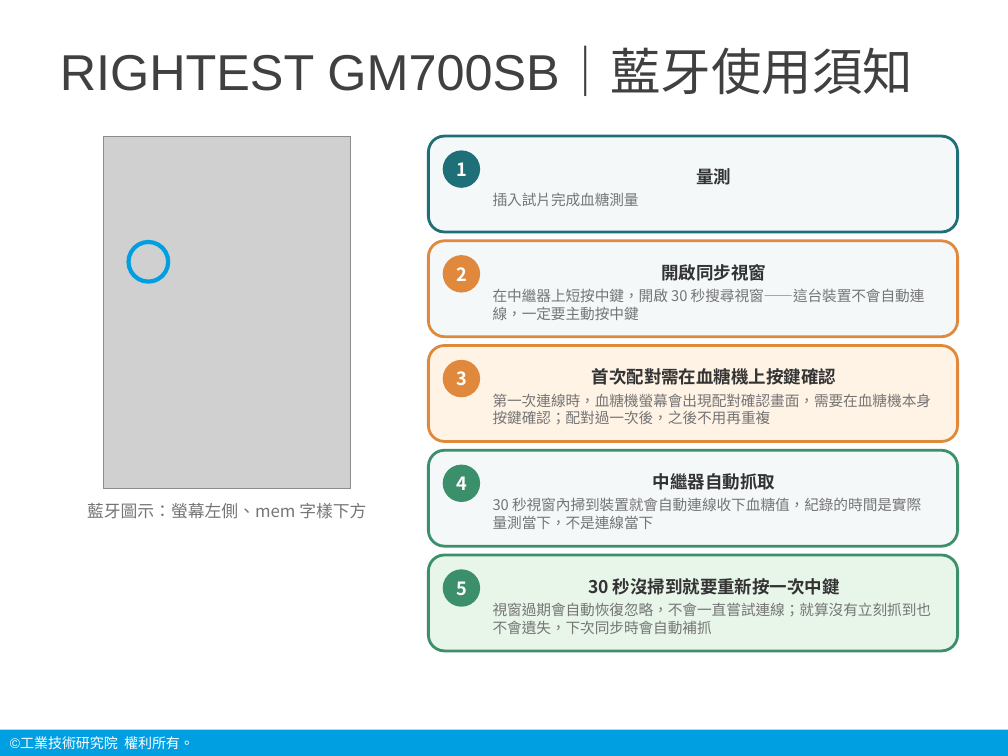
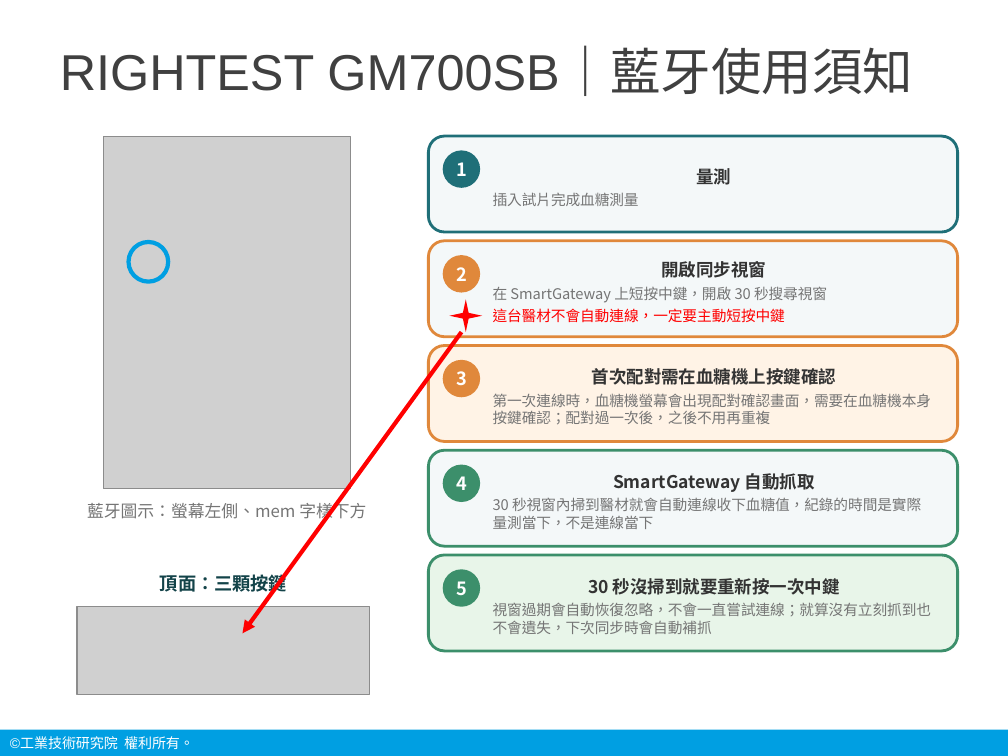
Before and after one commit to chanwunkong/pico-vitals-gateway, a slide deck: slide 20 of 說明/生理訊號中繼裝置_操作說明.pptx. Drawn at 1008x756 pixels with LibreOffice and Linux fonts; fonts in the diff are those of the drawing; grey boxes stand for pictures; background and template pictures are left out. Boxes give left, top, right and bottom in pixels: in the first picture for what was removed or moved away, otherwise in the second. Text is boxed around its words. In the diff, an @@ line names an element or a change of style, - is before the commit and + after.

```diff
--- a/說明/生理訊號中繼裝置_操作說明.pptx
+++ b/說明/生理訊號中繼裝置_操作說明.pptx
@@ star added at bbox=[450, 299, 482, 332], fill #FF0000 @@
@@ text in rounded rectangle at bbox=[493, 287, 827, 322]: text changed @@
-在中繼器上短按中鍵，開啟 30 秒搜尋視窗——這台裝置不會自動連線，一定要主動按中鍵
+在 SmartGateway 上短按中鍵，開啟 30 秒搜尋視窗
+這台醫材不會自動連線，一定要主動短按中鍵
@@ arrow added from (462, 332) to (243, 633), #FF0000 3 pt @@
@@ text in rounded rectangle at bbox=[493, 473, 921, 529]: text changed @@
-中繼器自動抓取
-30 秒視窗內掃到裝置就會自動連線收下血糖值，紀錄的時間是實際量測當下，不是連線當下
+SmartGateway 自動抓取
+30 秒視窗內掃到醫材就會自動連線收下血糖值，紀錄的時間是實際量測當下，不是連線當下
@@ text added at bbox=[160, 572, 287, 596], 13 pt, text #134349, bold @@
+頂面：三顆按鍵
@@ picture added at bbox=[77, 607, 370, 695] @@
```
Also in this commit, not shown: 20 other slides changed, 10 other files.
